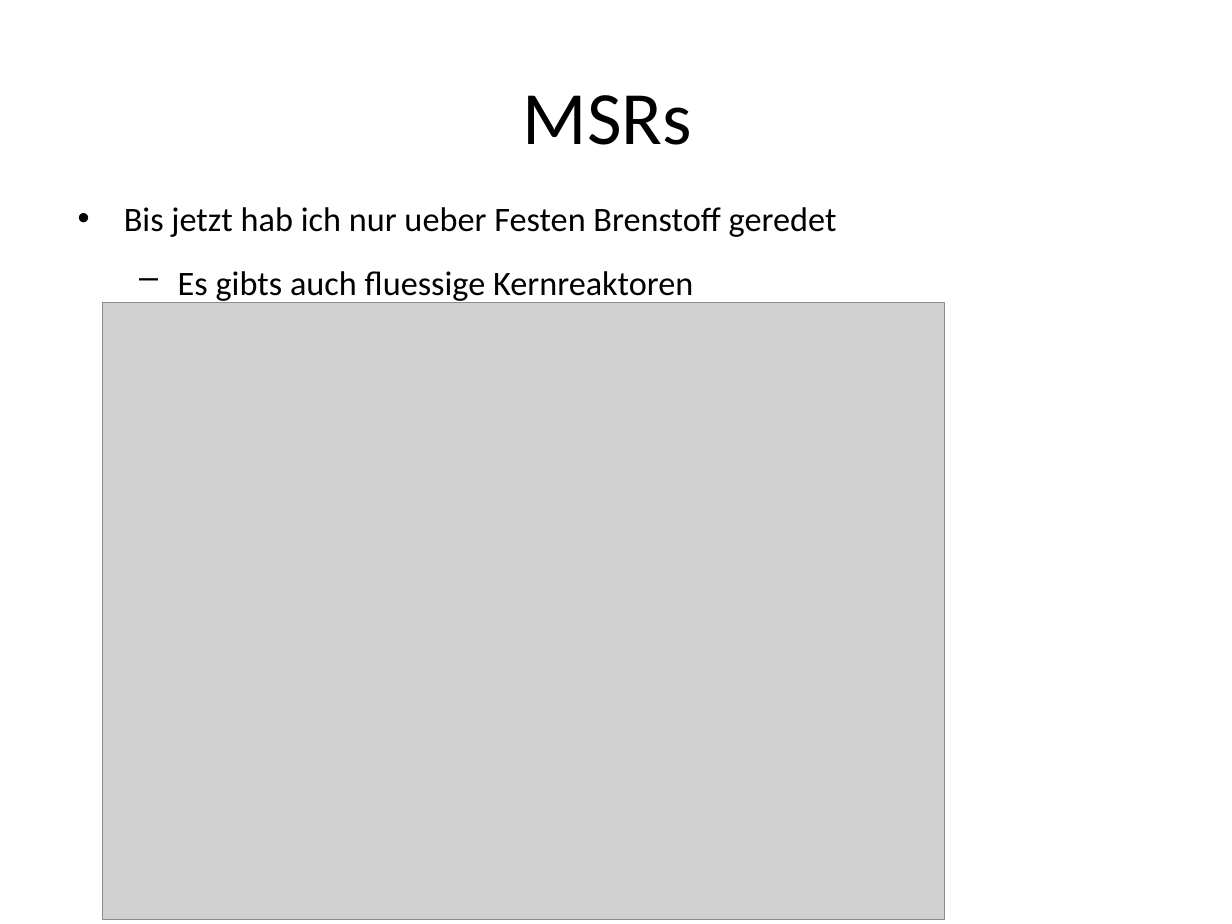
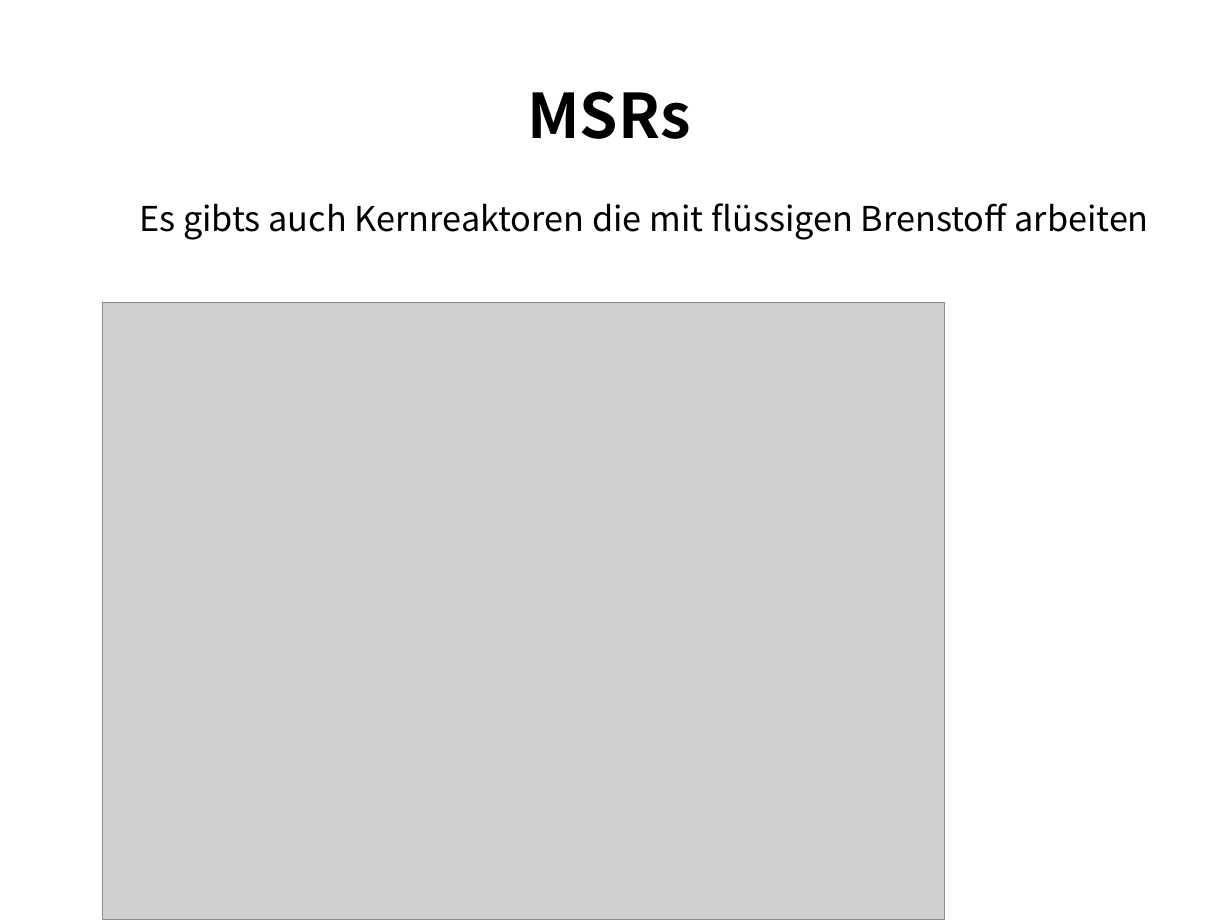
Before and after one commit to EnemyoftheFarmer/Thorium-Presentation, a slide deck: slide 17 of Thorium Reactors.pptx (slide 16 before the commit). Drawn at 1232x924 pixels with LibreOffice and Linux fonts; fonts in the diff are those of the drawing; grey boxes stand for pictures. Boxes give left, top, right and bottom in pixels: in the first picture for what was removed or moved away, otherwise in the second. Text is boxed around its words. In the diff, an @@ line names an element or a change of style, - is before the commit and + after.

```diff
--- a/Thorium Reactors.pptx
+++ b/Thorium Reactors.pptx
@@ title "MSRs" at [527, 91, 690, 139]: size 44 to 36 pt, font Calibri to Noto Sans CJK SC, bold on @@
@@ text at [139, 203, 1148, 240]: text changed; font Calibri to Noto Sans CJK SC @@
-• Bis jetzt hab ich nur ueber Festen Brenstoff geredet
-  – Es gibts auch fluessige Kernreaktoren
+  Es gibts auch Kernreaktoren die mit flüssigen Brenstoff arbeiten
```
Also in this commit, not shown: 17 other slides changed, 2 slides added.
